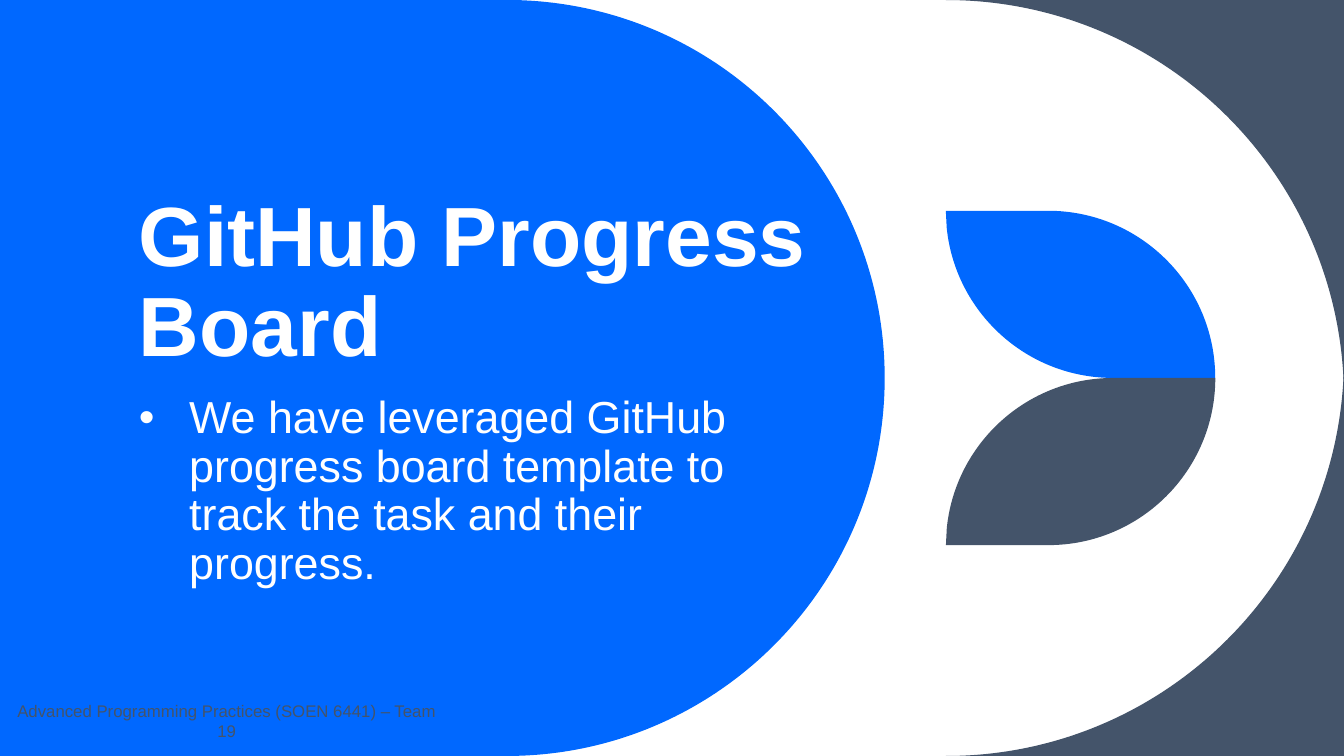
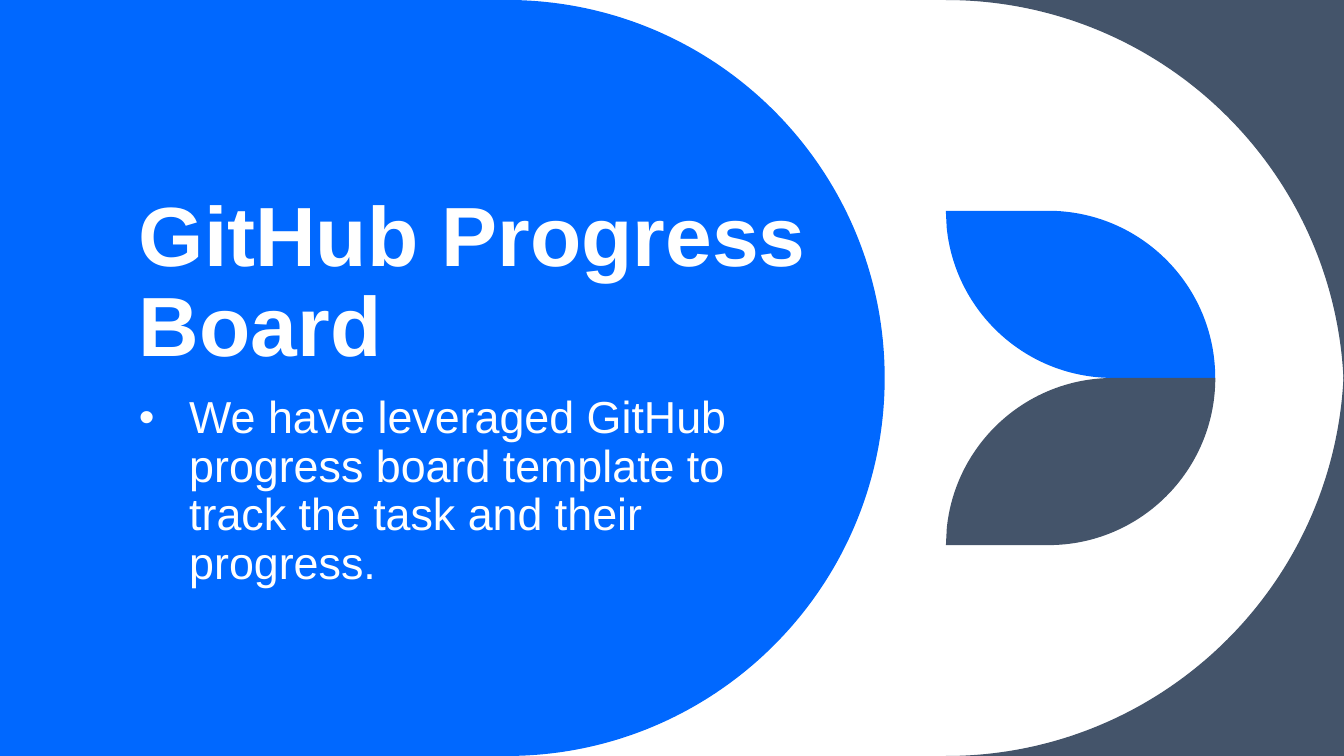
Before and after one commit to Concordia-Winter-2024/SOEN-6441-Warzone-Team19, a slide deck: slide 25 of Build2/Project Build 2 – Team 19.pptx. Drawn at 1344x756 pixels with LibreOffice and Linux fonts; fonts in the diff are those of the drawing. Boxes give left, top, right and bottom in pixels: in the first picture for what was removed or moved away, otherwise in the second. Text is boxed around its words. In the diff, an @@ line names an element or a change of style, - is before the commit and + after.

```diff
--- a/Build2/Project Build 2 – Team 19.pptx
+++ b/Build2/Project Build 2 – Team 19.pptx
@@ text removed at bbox=[17, 705, 435, 737] @@
-Advanced Programming Practices (SOEN 6441) – Team 19
```
Also in this commit, not shown: 6 other slides changed, 5 other files.
